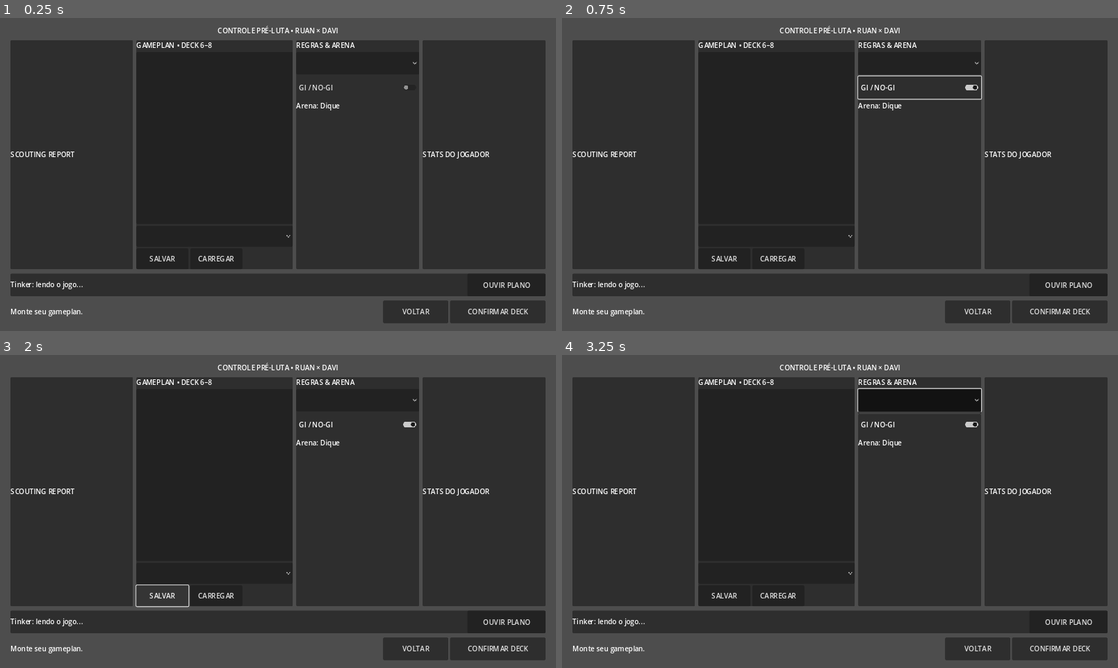
Above: before the commit, frames 1-4 (two rows, left to right).
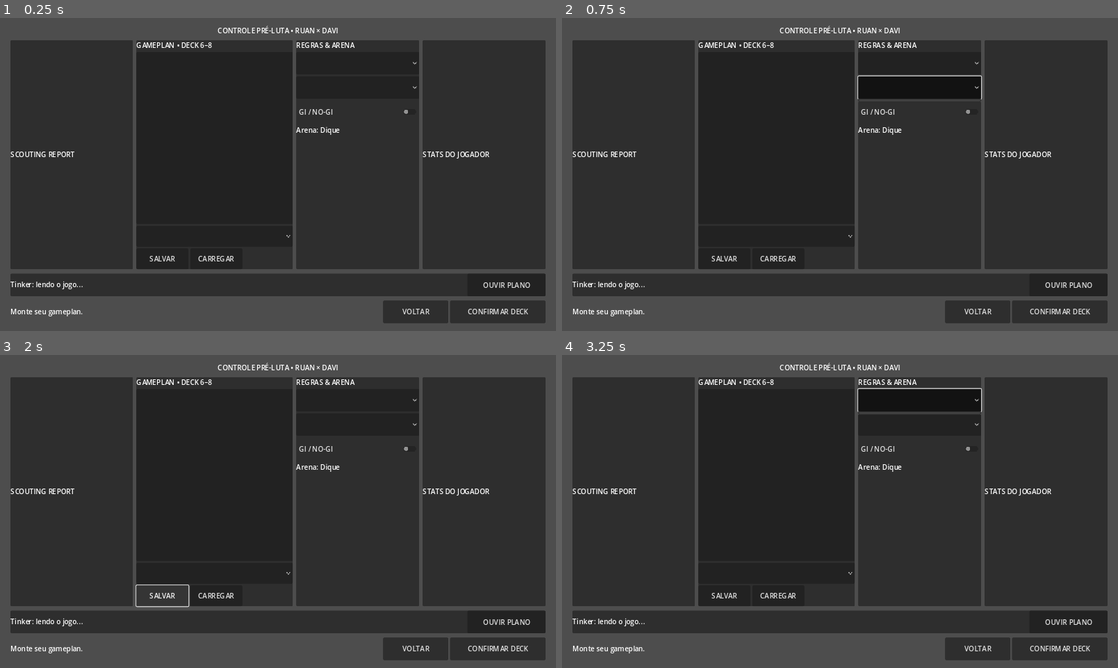
Above: after the commit, the same moments.

Repository: ringuemkt-rgb/cria-do-tatame
Game: Godot game, scene res://scenes/combat/PreFightHub.tscn
Same seed, same stepped clock (60 frames per second), same inputs: the game is played once before the commit and once after it. This scene is started directly instead of the project's main scene.
Inputs (mouse positions are in pixels of both pictures, inside the frame that each line leads up to):
- Up to frame 1 (0.25 s): no input
- Up to frame 2 (0.75 s): click (917, 86) at 0.52 s
- Up to frame 3 (2 s): click "SALVAR" at 1.25 s
- Up to frame 4 (3.25 s): click "CARREGAR" at 2 s; click (917, 398) at 2.75 s

The runs differ from the first frame. In frame 1, 0.3% of the frame differs, in the area x 53-75%, y 21-38%; in frame 2, 1.9%, in the area x 53-76%, y 18-38%; in frame 3, 0.3%; in frame 4, 0.3%.
Error in both runs: Invalid access to property or key 'pressed' on a base object of type 'null instance'. (res://scenes/combat/PreFightHub.gd:17)

Commit message:
feat(ui): expose CPU difficulty in pre-fight scene

Diff:
--- a/scenes/combat/PreFightHub.tscn
+++ b/scenes/combat/PreFightHub.tscn
@@ -92,6 +92,11 @@
 custom_minimum_size = Vector2(0, 52)
 layout_mode = 2
 
+[node name="Difficulty" type="OptionButton" parent="Root/GameRow/Rules/Body"]
+custom_minimum_size = Vector2(0, 52)
+layout_mode = 2
+tooltip_text = "Dificuldade altera leitura, reação e margem de erro da CPU; não muda atributos nem pontuação."
+
 [node name="GiToggle" type="CheckButton" parent="Root/GameRow/Rules/Body"]
 custom_minimum_size = Vector2(0, 52)
 layout_mode = 2
